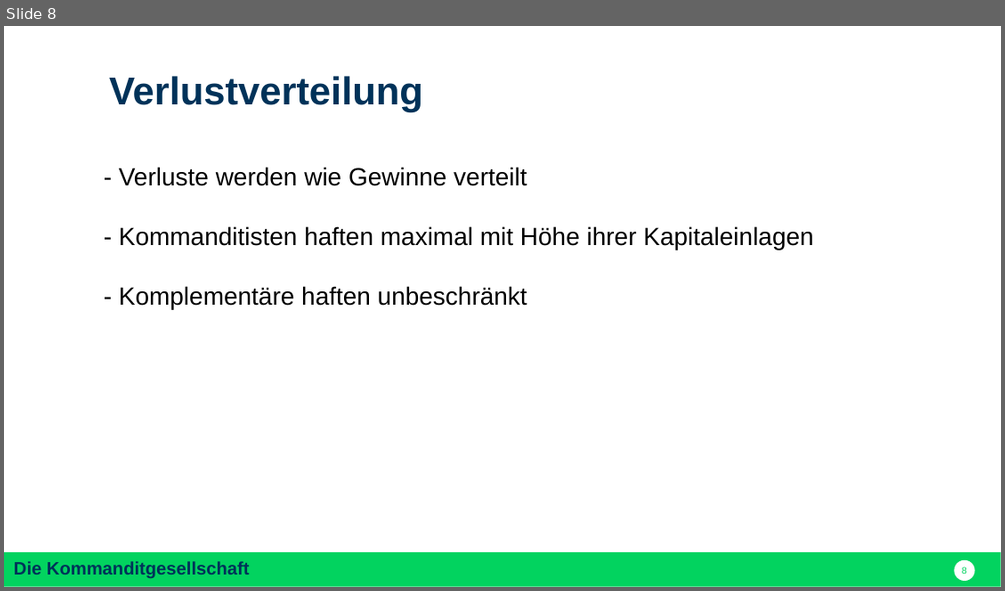
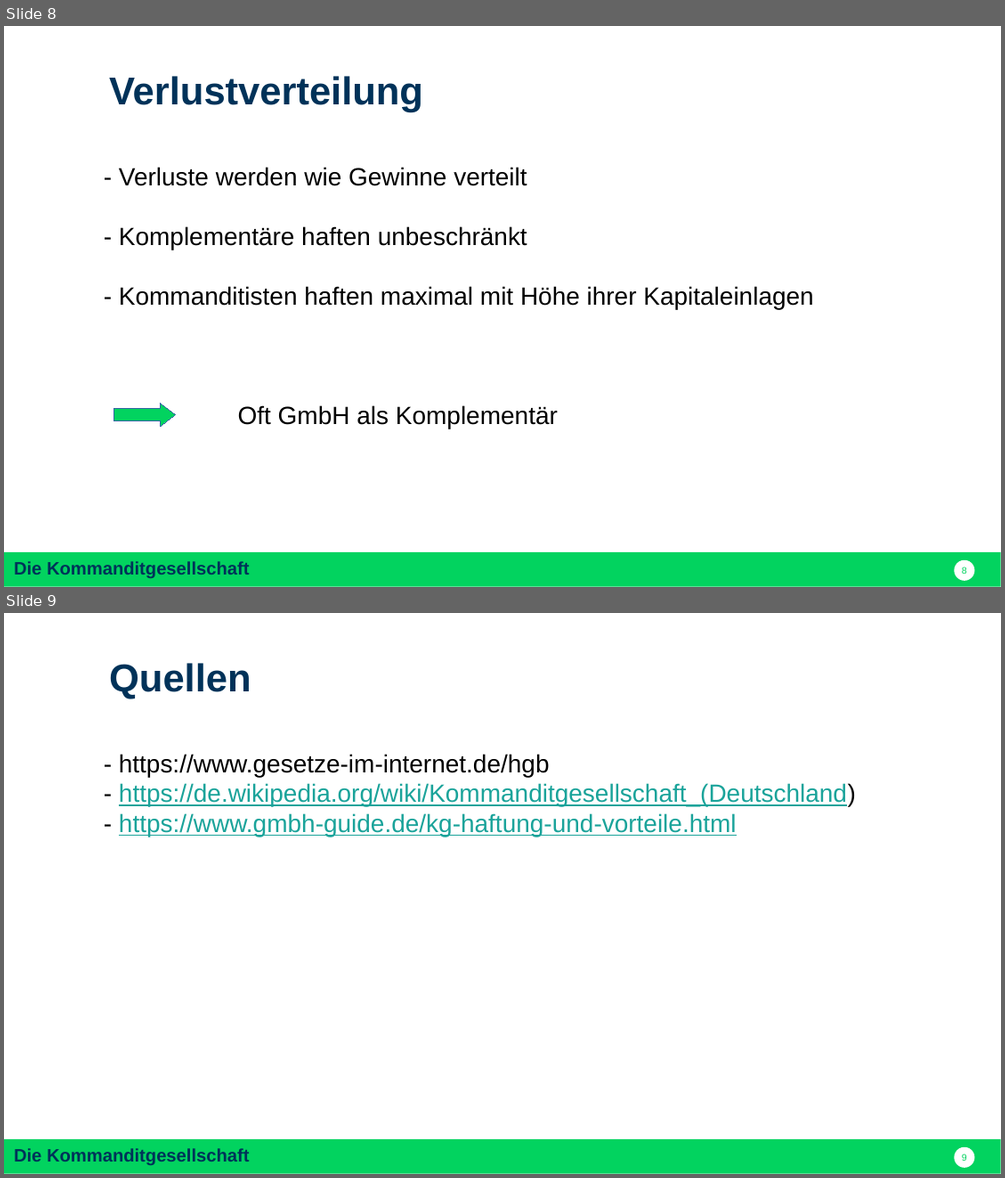
Before and after one commit to nodeg/exercises, a slide deck: Referat_BWP_KG_dom.pptx. Shown one above the other, each under a label of ours: slide 8 before the commit, slides 8 and 9 after it. The pictures are 1005x591 and 1005x1178 pixels, drawn with LibreOffice and Linux fonts; fonts in the diff are those of the drawing. Boxes give left, top, right and bottom in pixels: in the first picture for what was removed or moved away, otherwise in the second. Text is boxed around its words. In the diff, an @@ line names an element or a change of style, - is before the commit and + after.

```diff
--- a/Referat_BWP_KG_dom.pptx
+++ b/Referat_BWP_KG_dom.pptx
@@ slide 9 added at (4,613,1001,1174), background #FFFFFF; not listed: 2 template elements that a slide beside it also shows @@
@@ text added at (109,663,251,699), 28 pt, text #003259, bold @@
+Quellen
@@ text added at (119,754,856,836), 18 pt, text #1AA39A, underline @@
+- https://www.gesetze-im-internet.de/hgb
+- https://de.wikipedia.org/wiki/Kommanditgesellschaft_(Deutschland)
+- https://www.gmbh-guide.de/kg-haftung-und-vorteile.html
@@ slide 8 changed as well @@
@@ text at (119,226,527,249): paragraph added @@
+- Komplementäre haften unbeschränkt
@@ freeform shape added at (113,402,176,426), fill #02D35F, outline #3465A4 0.75 pt @@
@@ text at (238,405,558,429): text changed @@
-- Komplementäre haften unbeschränkt
+Oft GmbH als Komplementär
```
Also in this commit, not shown: 6 other slides changed.
